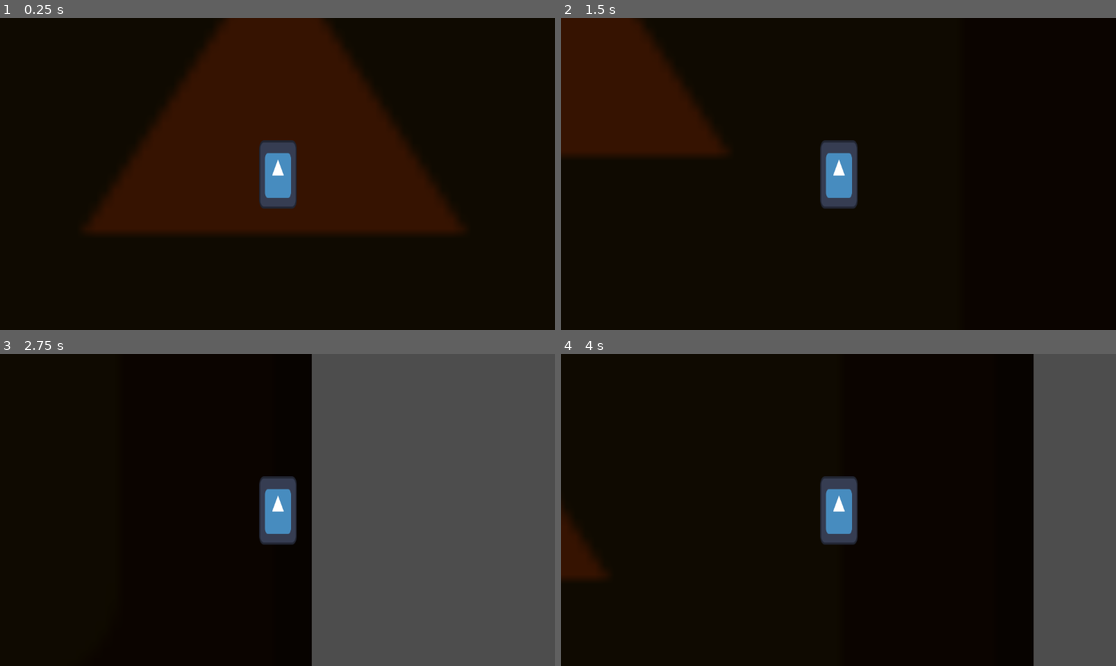
Above: before the commit, frames 1-4 (two rows, left to right).
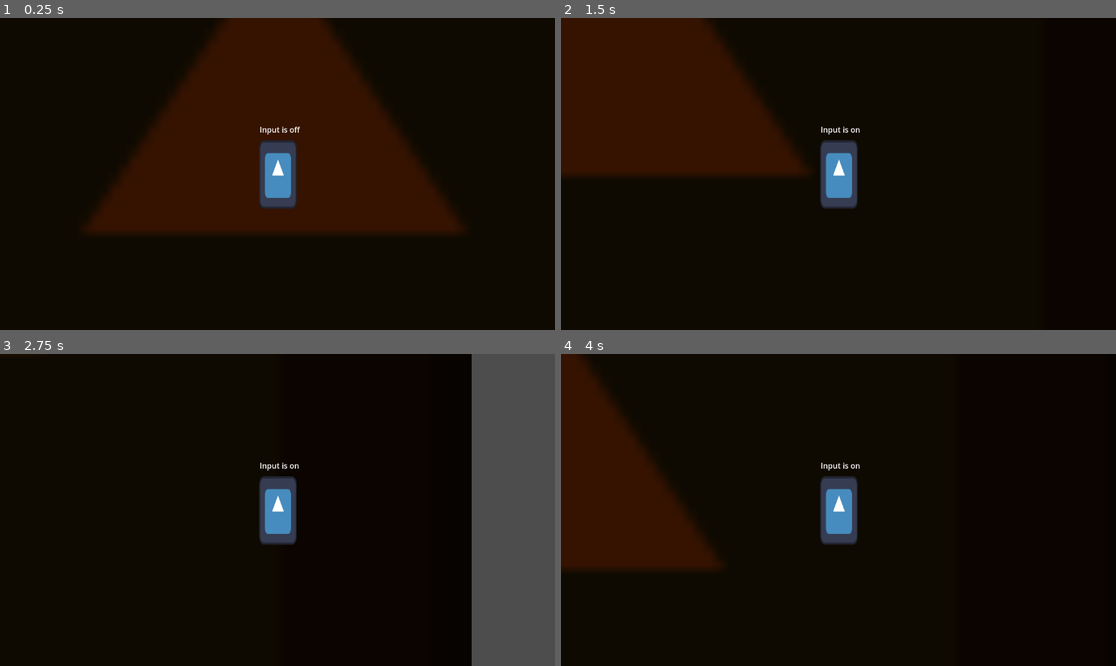
Above: after the commit, the same moments.

Repository: CybearTron/SheepGame
Game: Godot game, scene res://Scenes/Worlds/place_holder_world.tscn
Two runs of this game, one before a commit and one after it. Both use one fixed random seed, a clock stepped at 60 frames per second and the inputs below. The engine's default icon, where the game draws it, is replaced by a stand-in: a white triangle on a blue panel in a dark square.
Inputs:
- Up to frame 1 (0.25 s): no input
- Up to frame 2 (1.5 s): tap Enter at 0.5 s; hold Right (ui_right) 0.53-1.28 s; hold Down (ui_down) from 1.28 s (still down)
- Up to frame 3 (2.75 s): release Down (ui_down) at 2.03 s; hold Right (ui_right) from 2.03 s (still down)
- Up to frame 4 (4 s): release Right (ui_right) at 2.78 s; hold Up (ui_up) 2.78-3.53 s; hold Left (ui_left) from 3.53 s (still down)

The runs differ from the first frame. In frame 1, less than 0.1% of the frame differs, in the area x 46-55%, y 34-38%; in frame 2, 7.6%; in frame 3, 29%, in the area x 46-85%, y 0-100%; in frame 4, 25%.

Commit message:
Tried Lerp but failed; made a label work.

Diff:
--- a/Scenes/Player/player.tscn
+++ b/Scenes/Player/player.tscn
@@ -19,3 +19,10 @@
 shape = SubResource("CapsuleShape2D_ckw61")
 
 [node name="Camera2D" type="Camera2D" parent="."]
+
+[node name="TestLabel" type="Label" parent="."]
+offset_left = -37.0
+offset_top = -104.0
+offset_right = 45.0
+offset_bottom = -81.0
+text = "Rest"
--- a/Scripts/Global/FPS.gd
+++ b/Scripts/Global/FPS.gd
@@ -1,14 +1 @@
 extends Node
-
-func _physics_process(_delta):
-	var fps = Engine.get_frames_per_second()
-	if fps > 60:
-		if Engine.physics_ticks_per_second != fps:
-			Engine.physics_ticks_per_second = fps
-			Engine.max_physics_steps_per_frame = fps / 7.5
-		else: return
-	else:
-		if Engine.physics_ticks_per_second != 60:
-			Engine.physics_ticks_per_second = 60
-			Engine.max_physics_steps_per_frame = 8
-		else: return
--- a/Scripts/Player/player.gd
+++ b/Scripts/Player/player.gd
@@ -1,11 +1,24 @@
 extends CharacterBody2D
 
-@export var speed = 50000;
+@export var speed : float = 600;
+
+func _accelerate():
+	#speed+=0.1;
+	pass;
+
+func _decelerate():
+	#speed -=0.1;
+	pass;
 
 func _get_input(delta):
-	velocity = Input.get_vector("ui_left", "ui_right","ui_up","ui_down");
-	velocity *= delta * speed;
-
+	var input_direction = Input.get_vector("ui_left", "ui_right","ui_up","ui_down")
+	velocity = input_direction * speed;
+	if input_direction != Vector2.ZERO:
+		$TestLabel.text = "Input is on";
+		_accelerate();
+	else:
+		$TestLabel.text = "Input is off";
+		_decelerate();
 
 
 func _physics_process(delta):
--- a/project.godot
+++ b/project.godot
@@ -21,7 +21,7 @@
 
 [editor_plugins]
 
-enabled=PackedStringArray("res://addons/smoothing/plugin.cfg")
+enabled=PackedStringArray()
 
 [rendering]
 
